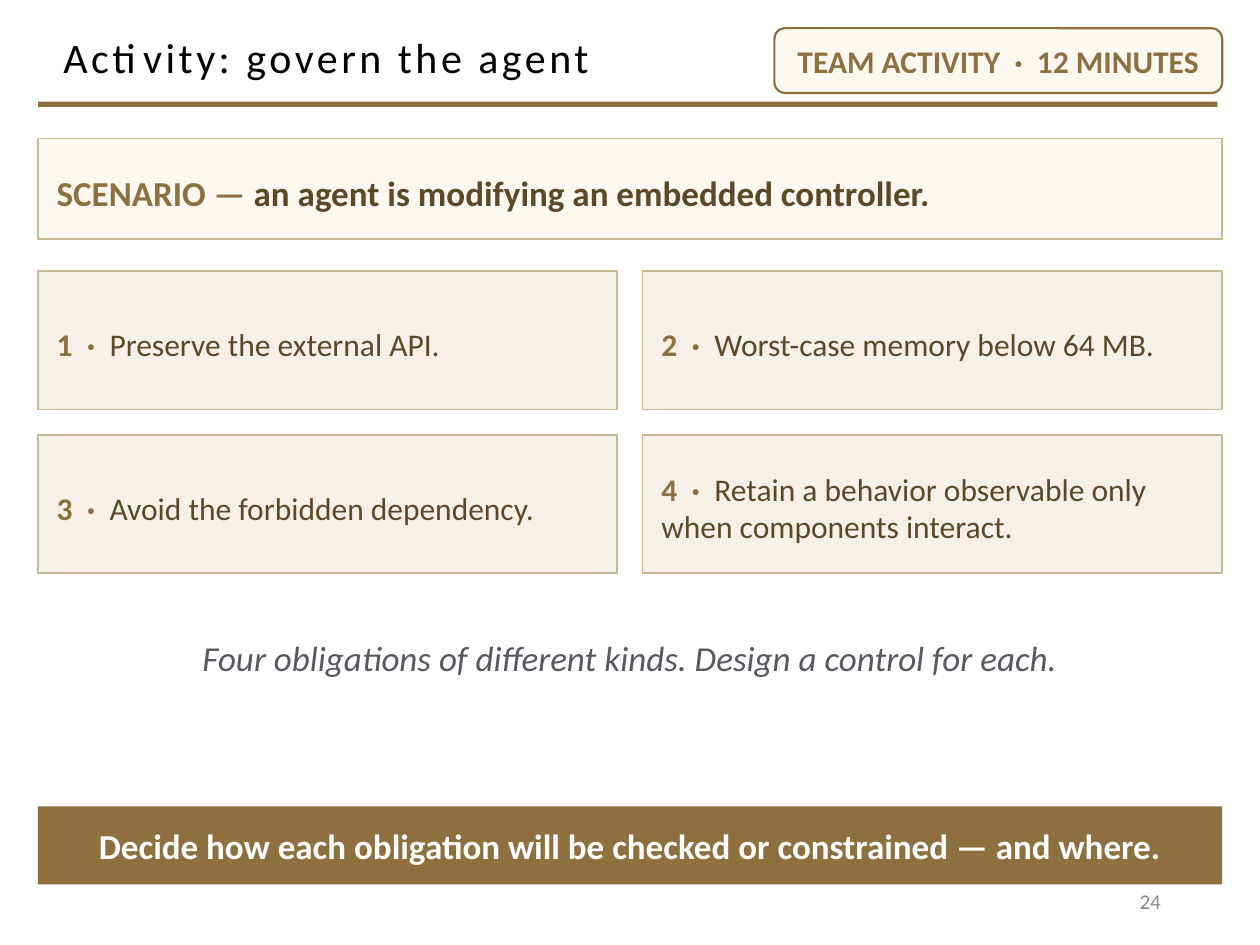
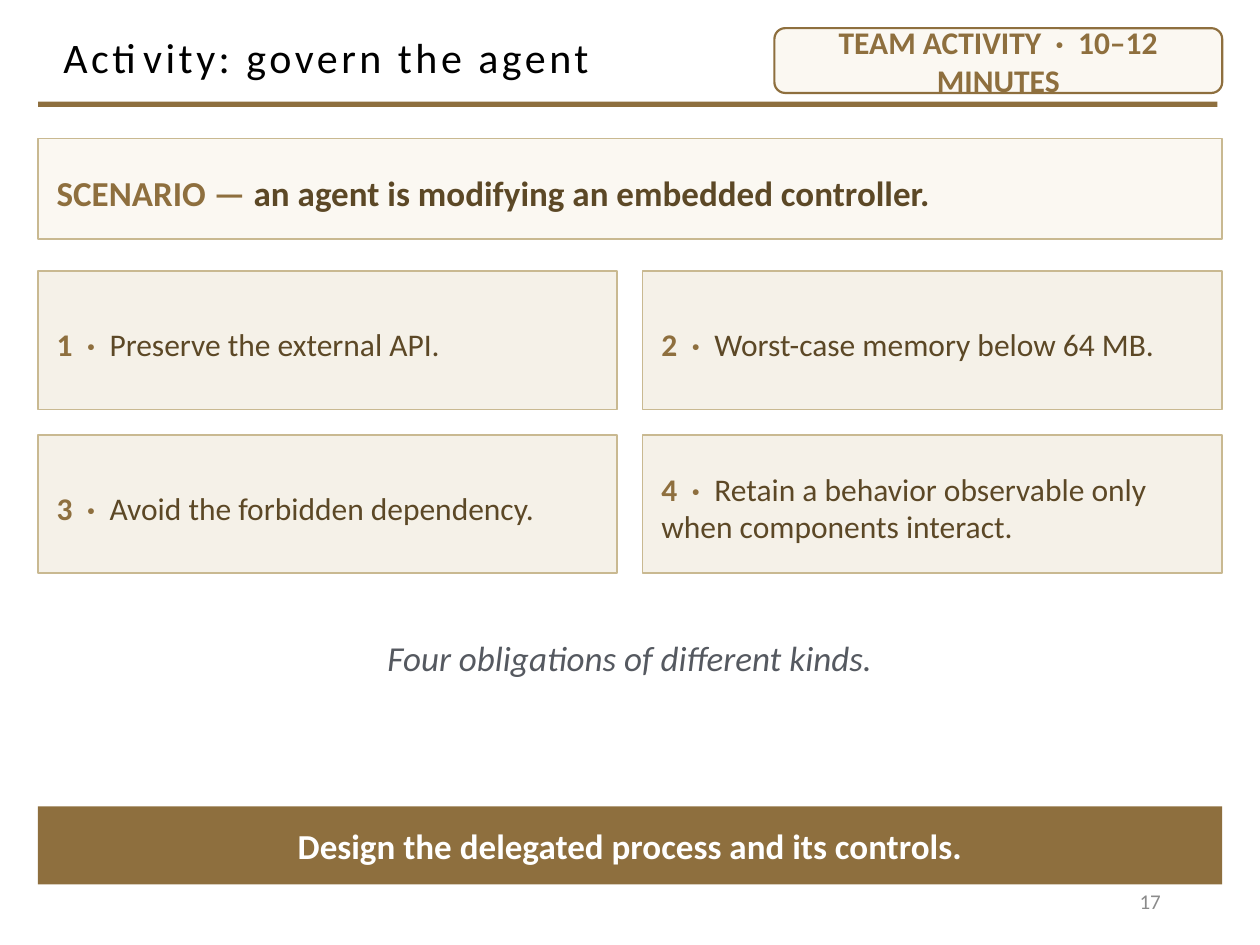
Before and after one commit to davisjam/model-based-agentic-software-engineering, a slide deck: slide 17 of course/lectures/act-2-delegation-and-control/03-alignment/2-3-Alignment.pptx (slide 24 before the commit). Drawn at 1260x945 pixels with LibreOffice and Linux fonts; fonts in the diff are those of the drawing; background and template pictures are left out. Boxes give left, top, right and bottom in pixels: in the first picture for what was removed or moved away, otherwise in the second. Text is boxed around its words. In the diff, an @@ line names an element or a change of style, - is before the commit and + after.

```diff
--- a/course/lectures/act-2-delegation-and-control/03-alignment/2-3-Alignment.pptx
+++ b/course/lectures/act-2-delegation-and-control/03-alignment/2-3-Alignment.pptx
@@ text in rounded rectangle at <box>839,27,1157,94</box>: text changed @@
-TEAM ACTIVITY · 12 MINUTES
+TEAM ACTIVITY · 10–12 MINUTES
@@ text at <box>387,646,871,677</box>: text changed @@
-Four obligations of different kinds. Design a control for each.
+Four obligations of different kinds.
@@ text in rectangle at <box>298,834,962,865</box>: text changed @@
-Decide how each obligation will be checked or constrained — and where.
+Design the delegated process and its controls.
@@ page number at <box>1140,895,1161,909</box>: text changed @@
-24
+17
```
Also in this commit, not shown: 13 other slides changed, 7 slides removed.
